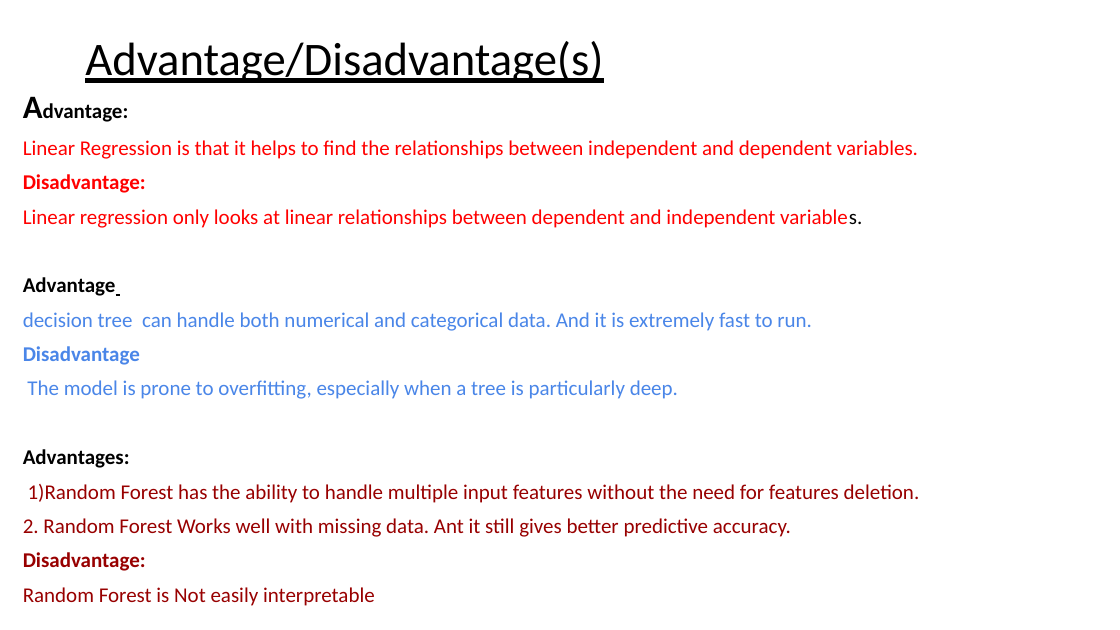
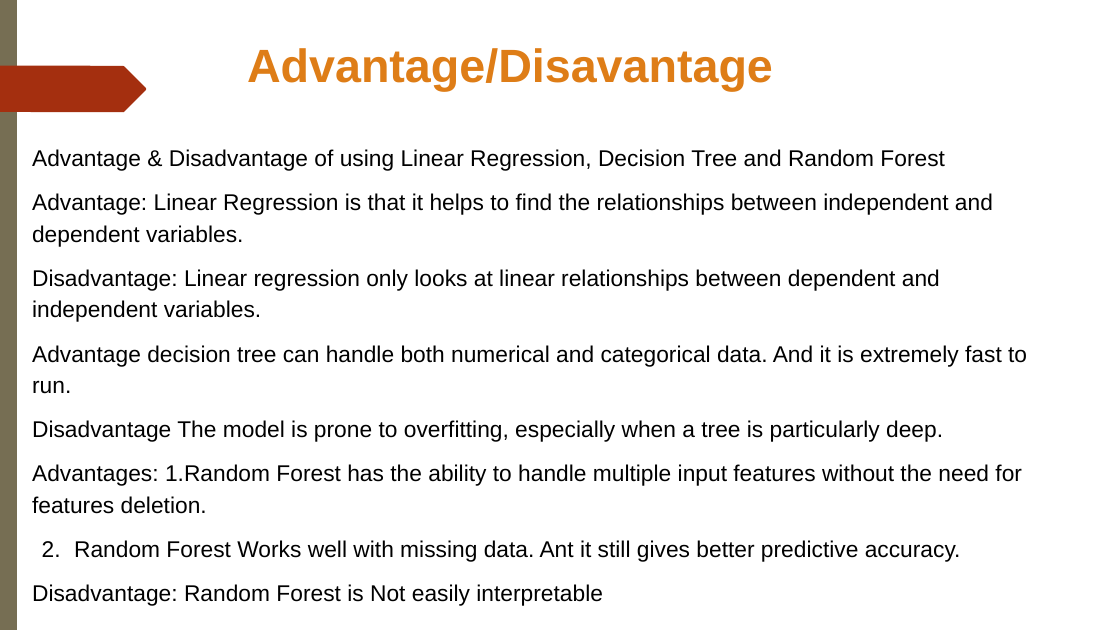
Before and after one commit to Vertulie/Data-Science-Career-Track, a slide deck: slide 25 of Capstone Project 1/Caption Project 1 ppt.pptx (slide 22 before the commit). Drawn at 1120x630 pixels with LibreOffice and Linux fonts; fonts in the diff are those of the drawing; background and template pictures are left out. Boxes give left, top, right and bottom in pixels: in the first picture for what was removed or moved away, otherwise in the second. Text is boxed around its words. In the diff, an @@ line names an element or a change of style, - is before the commit and + after.

```diff
--- a/Capstone Project 1/Caption Project 1 ppt.pptx
+++ b/Capstone Project 1/Caption Project 1 ppt.pptx
@@ freeform shape added at box(0, 0, 17, 630), fill #766E53 @@
@@ title at box(247, 48, 773, 91): text changed; font Calibri to Arial; text colour #000000 to #DE7D17; bold on @@
-Advantage/Disadvantage(s)
+Advantage/Disavantage
@@ title "Advantage/Disavantage" at box(247, 48, 773, 91): vertical alignment middle to top @@
@@ freeform shape added at box(0, 66, 146, 113), fill #A42F0F @@
@@ text at box(32, 149, 1027, 606): text changed; size 18 to 19.5 pt; font Calibri to Arial; text colour #980000 to #000000 @@
-Advantage:
-Linear Regression is that it helps to find the relationships between independent and dependent variables.
-Disadvantage:
-Linear regression only looks at linear relationships between dependent and independent variables.
-Advantage
-decision tree can handle both numerical and categorical data. And it is extremely fast to run.
-Disadvantage
-The model is prone to overfitting, especially when a tree is particularly deep.
-Advantages:
-1)Random Forest has the ability to handle multiple input features without the need for features deletion.
-2. Random Forest Works well with missing data. Ant it still gives better predictive accuracy.
-Disadvantage:
-Random Forest is Not easily interpretable
+Advantage & Disadvantage of using Linear Regression, Decision Tree and Random Forest
+Advantage: Linear Regression is that it helps to find the relationships between independent and dependent variables.
+Disadvantage: Linear regression only looks at linear relationships between dependent and independent variables.
+Advantage decision tree can handle both numerical and categorical data. And it is extremely fast to run.
+Disadvantage The model is prone to overfitting, especially when a tree is particularly deep.
+Advantages: 1.Random Forest has the ability to handle multiple input features without the need for features deletion.
+2. Random Forest Works well with missing data. Ant it still gives better predictive accuracy.
+Disadvantage: Random Forest is Not easily interpretable
```
Also in this commit, not shown: 2 other slides changed, 25 slides added, 22 slides removed, 5 other files.
